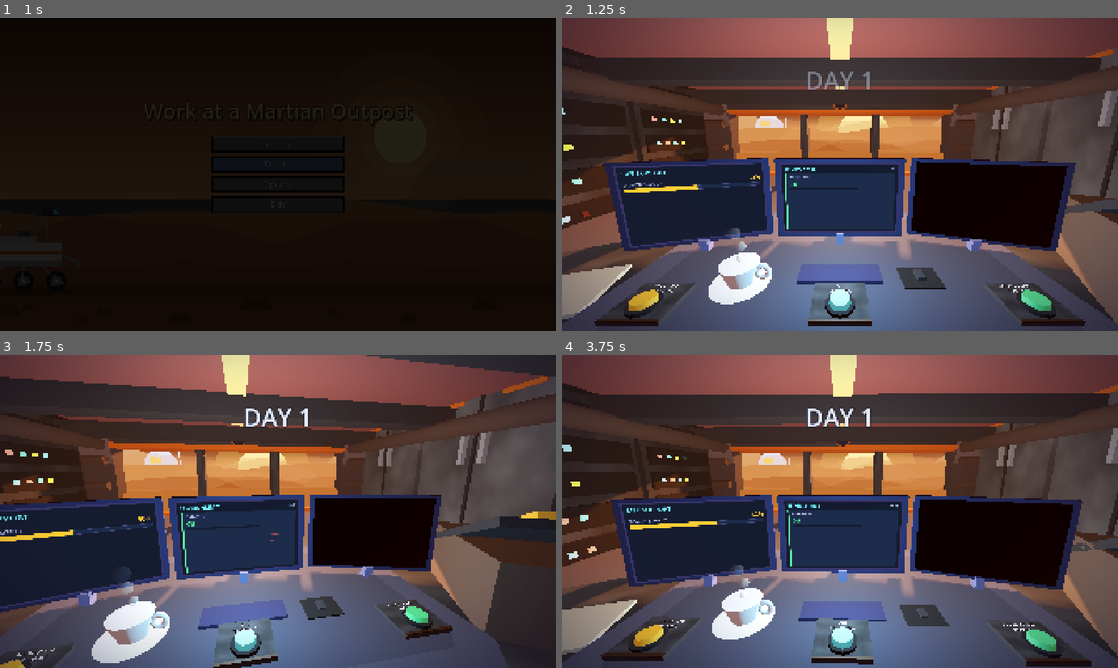
Above: before the commit, frames 1-4 (two rows, left to right).
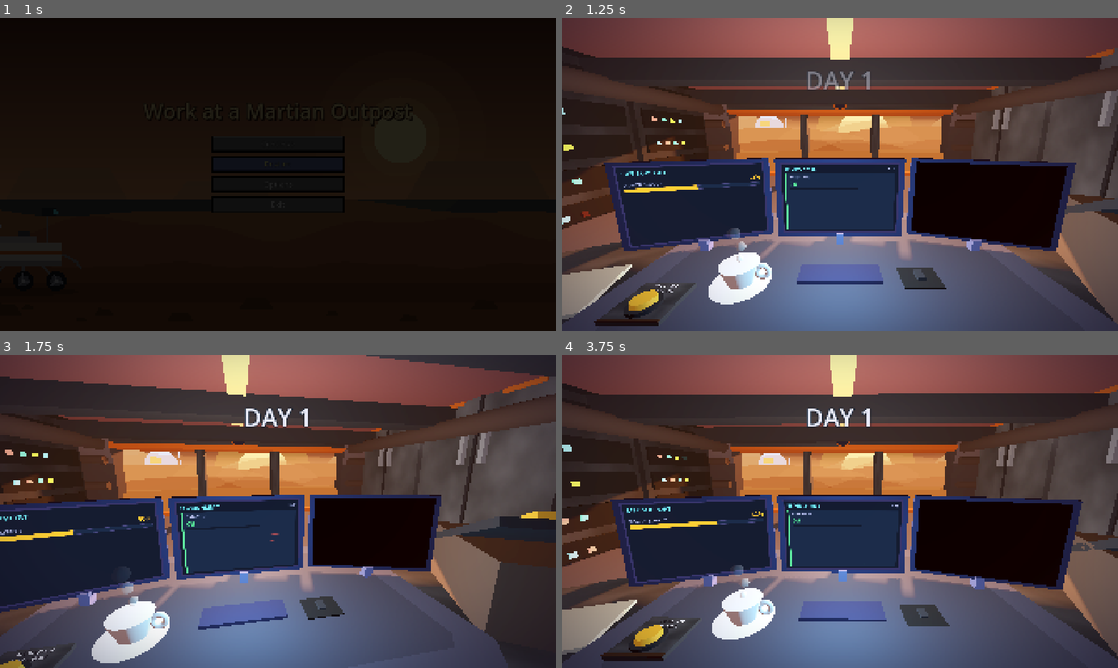
Above: after the commit, the same moments.

Repository: PolarLordStar/junior-astruonaut-mission-trainer
Game: Godot game, scene res://main_menu.tscn
Same seed, same stepped clock (60 frames per second), same inputs: the game is played once before the commit and once after it. Sound files missing from this copy of the repository are replaced by a short silence.
Inputs (mouse positions are in pixels of both pictures, inside the frame that each line leads up to):
- Up to frame 1 (1 s): click "Restart" at 0.5 s
- Up to frame 2 (1.25 s): no input
- Up to frame 3 (1.75 s): move the mouse to (400, 495) at 1.27 s; click (400, 495) at 1.42 s
- Up to frame 4 (3.75 s): move the mouse to (728, 527) at 2.02 s; click (728, 527) at 2.17 s; move the mouse to (895, 442) at 2.77 s; click (895, 442) at 2.92 s; move the mouse to (812, 574) at 3.52 s; click (812, 574) at 3.67 s

Frame 1 is identical in both runs. In frame 2, 2.4% of the frame differs, in the area x 44-95%, y 47-99%; in frame 3, 2.2%; in frame 4, 2.5%, in the area x 44-96%, y 47-100%.

Commit message:
buttons are day dependent now and fixed health

Diff:
--- a/main/game/components/components.gd
+++ b/main/game/components/components.gd
@@ -102,11 +102,15 @@
 			Radiation = 100
 		if Radiation >= preset_values.CRITICAL_RADIATION:
 			health_scene.Health -= preset_values.RADIATION_DAMAGE_HEALTH
+			if health_scene.Health < 0:
+				health_scene.Health = 0
 
 	# Low Oxygen Damages Health
 	if OxygenEnabled:
 		if Oxygen < preset_values.CRITICAL_OXYGEN:
 			health_scene.Health -= preset_values.LOW_OXYGEN_DAMAGE_HEALTH
+			if health_scene.Health < 0:
+				health_scene.Health = 0
 
 	# Toxic Perchlorates Increase AND High Damages Health
 	if ToxicPerchEnabled:
@@ -115,6 +119,8 @@
 			ToxicPerch = 100
 		if ToxicPerch >= preset_values.CRITICAL_TOXIC_PERCH:
 			health_scene.Health -= preset_values.TP_DAMAGE_HEALTH
+			if health_scene.Health < 0:
+				health_scene.Health = 0
 
 
 	# ================== LINKED COMPONENTS
--- a/main/game/game.gd
+++ b/main/game/game.gd
@@ -9,6 +9,7 @@
 @onready var _status_screen: ScreenUI = $ControlRoom/StatusViewport/StatusScreen
 @onready var _env_screen: EnvironmentScreen = $ControlRoom/EnvironmentViewport/EnvironmentScreen
 @onready var storm_system: StormSystem = $ControlRoom/StormSystem
+@onready var _room = $ControlRoom
 
 var day_number: int = save_script.load_day()
 var date
@@ -78,6 +79,9 @@
 	_status_screen.hide_solar_panels()
 	_env_screen.show_radiation()
 	_env_screen.hide_perchlorate()
+	_room.show_radiation_shielding_button()
+	_room.hide_air_filtering_button()
+	_room.hide_cover_solar_panels_button()
 
 	start()
 
@@ -175,6 +179,9 @@
 			components_scene.RadiationShieldingEnabled = true
 			components_scene.AirFilteringEnabled = false
 			components_scene.CoverSolarPanEnabled = false
+			_room.show_radiation_shielding_button()
+			_room.hide_air_filtering_button()
+			_room.hide_cover_solar_panels_button()
 
 		2:
 			components_scene.PowerEnabled = true
@@ -196,6 +203,9 @@
 			components_scene.RadiationShieldingEnabled = true
 			components_scene.AirFilteringEnabled = true
 			components_scene.CoverSolarPanEnabled = false
+			_room.show_radiation_shielding_button()
+			_room.show_air_filtering_button()
+			_room.hide_cover_solar_panels_button()
 
 		3:
 			components_scene.PowerEnabled = true
@@ -217,6 +227,9 @@
 			components_scene.RadiationShieldingEnabled = true
 			components_scene.AirFilteringEnabled = true
 			components_scene.CoverSolarPanEnabled = true
+			_room.show_radiation_shielding_button()
+			_room.show_air_filtering_button()
+			_room.show_cover_solar_panels_button()
 
 		4:
 			components_scene.PowerEnabled = true
@@ -238,6 +251,9 @@
 			components_scene.RadiationShieldingEnabled = true
 			components_scene.AirFilteringEnabled = true
 			components_scene.CoverSolarPanEnabled = true
+			_room.show_radiation_shielding_button()
+			_room.show_air_filtering_button()
+			_room.show_cover_solar_panels_button()
 
 		5:
 			components_scene.PowerEnabled = true
@@ -259,6 +275,9 @@
 			components_scene.RadiationShieldingEnabled = true
 			components_scene.AirFilteringEnabled = true
 			components_scene.CoverSolarPanEnabled = true
+			_room.show_radiation_shielding_button()
+			_room.show_air_filtering_button()
+			_room.show_cover_solar_panels_button()
 
 func _updating_tick() -> void:
 	components_scene.tick_update()
--- a/main/game/game.tscn
+++ b/main/game/game.tscn
@@ -20,7 +20,7 @@
 [node name="Timers" type="Node" parent="." unique_id=956759653]
 
 [node name="DayTimer" type="Timer" parent="Timers" unique_id=1035871489]
-wait_time = 20.0
+wait_time = 300.0
 one_shot = true
 
 [node name="TickUpdateTimer" type="Timer" parent="Timers" unique_id=1591023496]
--- a/main/game/room/scripts/action_button.gd
+++ b/main/game/room/scripts/action_button.gd
@@ -93,6 +93,8 @@
 
 ## True if the ray (from the camera through the mouse) passes over this button.
 func ray_hits(origin: Vector3, dir: Vector3) -> bool:
+	if not is_visible_in_tree():
+		return false
 	var centre := to_global(Vector3(0.0, REST_Y, 0.0))
 	var radius := HIT_R * global_transform.basis.get_scale().x   # the desk rig is scaled down
 	var t := (centre - origin).dot(dir)
--- a/main/game/room/scripts/control_room.gd
+++ b/main/game/room/scripts/control_room.gd
@@ -1223,3 +1223,24 @@
 		(n as GeometryInstance3D).cast_shadow = GeometryInstance3D.SHADOW_CASTING_SETTING_OFF
 	for c in n.get_children():
 		_no_shadow(c)
+
+
+# ENABLING AND DISABLING DESK BUTTONS
+func show_radiation_shielding_button() -> void:  _set_button_visible(0, true)
+func hide_radiation_shielding_button() -> void:  _set_button_visible(0, false)
+
+func show_air_filtering_button() -> void:        _set_button_visible(1, true)
+func hide_air_filtering_button() -> void:        _set_button_visible(1, false)
+
+func show_cover_solar_panels_button() -> void:   _set_button_visible(2, true)
+func hide_cover_solar_panels_button() -> void:   _set_button_visible(2, false)
+
+func _set_button_visible(index: int, on: bool) -> void:
+	if index >= _action_buttons.size():
+		return
+	var b := _action_buttons[index]
+	b.get_parent().visible = on   # the Station: plate, orange bar, button and label together
+	if not on:
+		b.set_on(false)           # a hidden button goes back to OFF (this does not toggle the component)
+		if _hovered == b:
+			_set_hovered(null)    # drops the hand cursor
